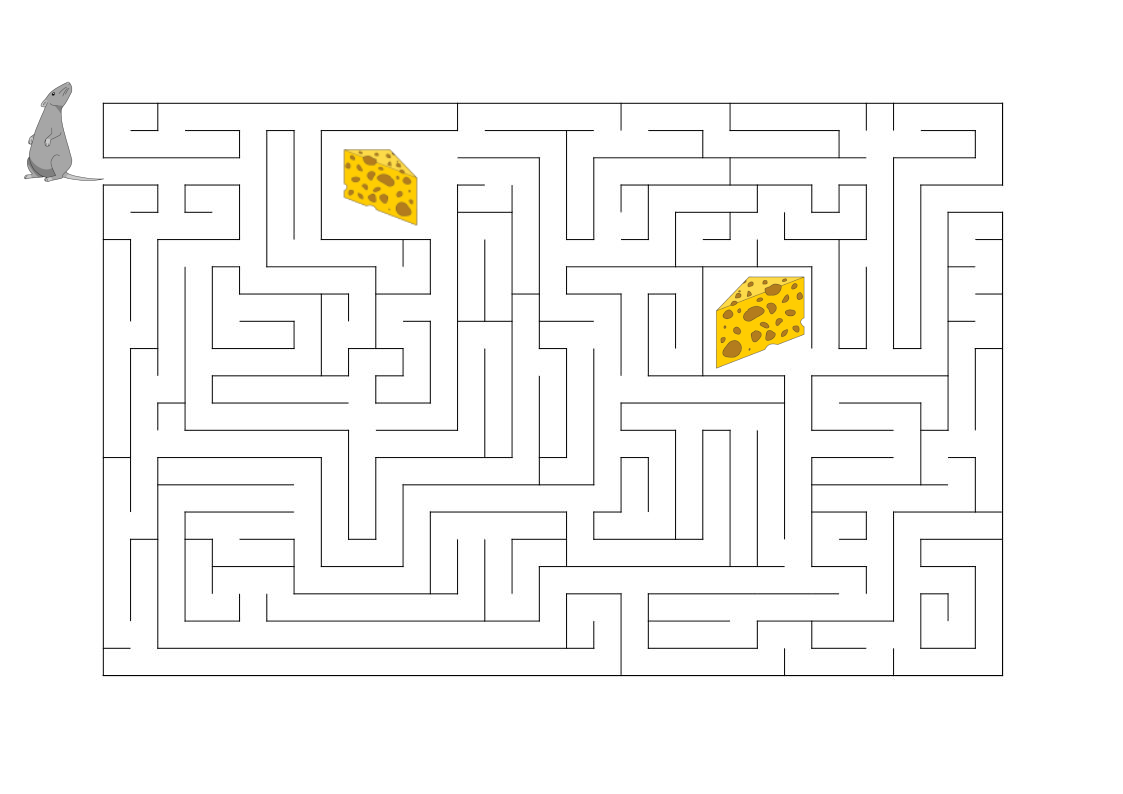
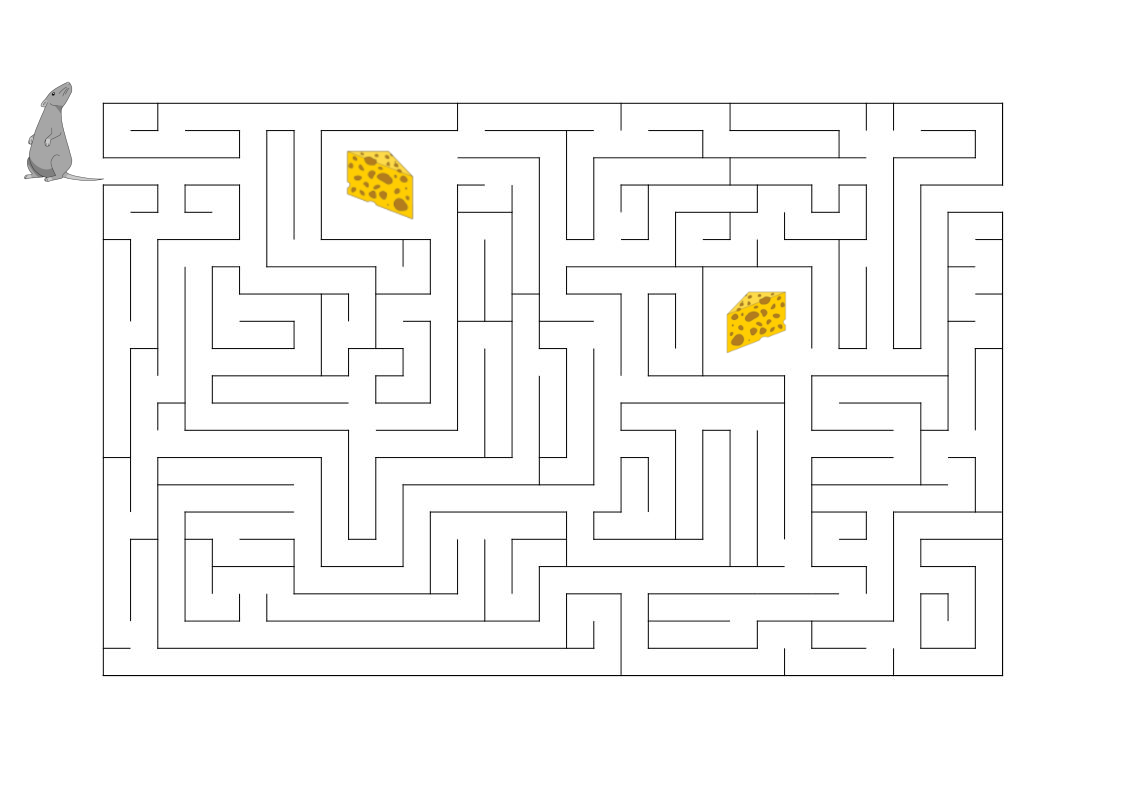
The second (1123, 794) image is a revision of the first. Changes to its layers:
removed layer "Copie de Fromage coul.gif" over box(715, 276, 805, 369)
painted on "Souris coul.gif" over box(343, 149, 787, 354)
